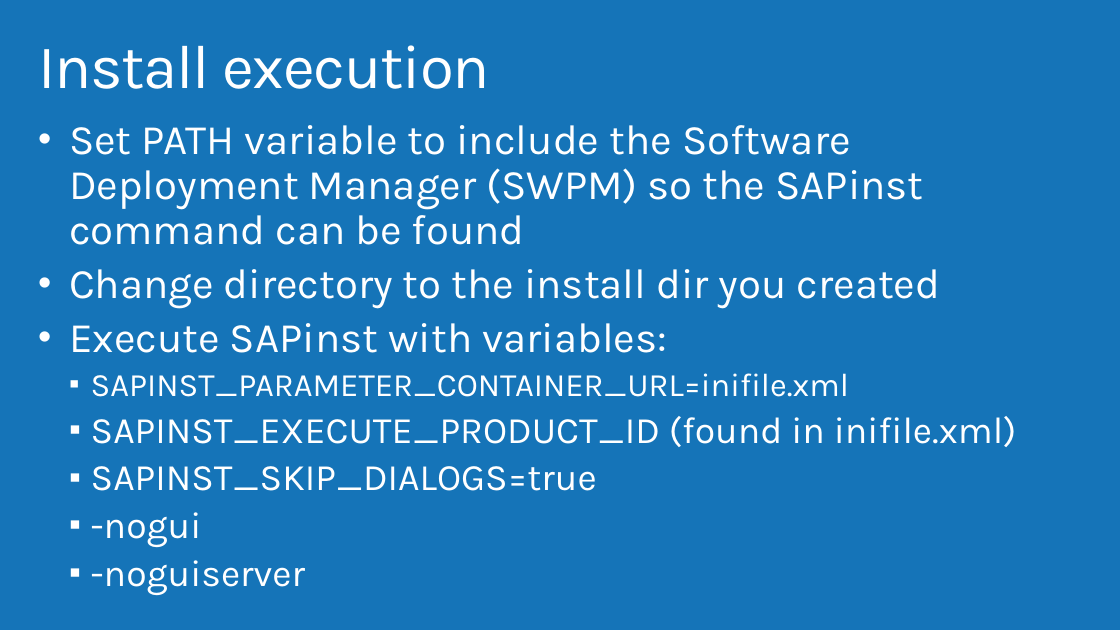
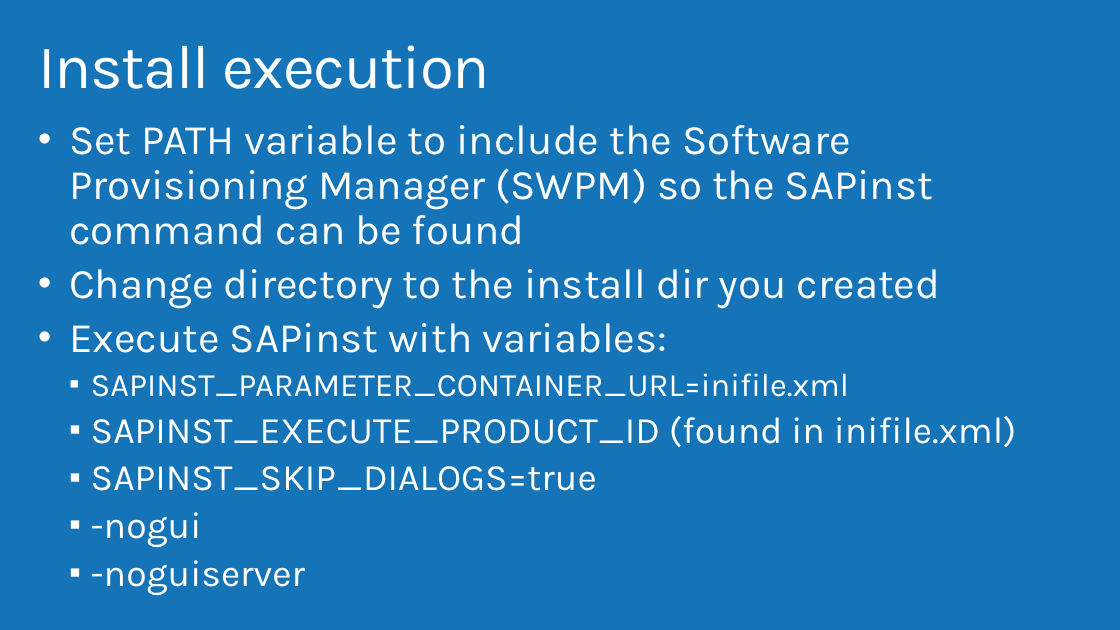
Before and after one commit to AzureCAT-GSI/SAP-on-Azure, a slide deck: slide 9 of SAP-on-Azure-Workshop-multi-day-/Presentations/SAPSilentInstall.pptx. Drawn at 1120x630 pixels with LibreOffice and Linux fonts; fonts in the diff are those of the drawing; background and template pictures are left out. Boxes give left, top, right and bottom in pixels: in the first picture for what was removed or moved away, otherwise in the second. Text is boxed around its words. In the diff, an @@ line names an element or a change of style, - is before the commit and + after.

```diff
--- a/SAP-on-Azure-Workshop-multi-day-/Presentations/SAPSilentInstall.pptx
+++ b/SAP-on-Azure-Workshop-multi-day-/Presentations/SAPSilentInstall.pptx
@@ text at box(69, 125, 933, 245): text changed @@
-• Set PATH variable to include the Software Deployment Manager (SWPM) so the SAPinst command can be found
+• Set PATH variable to include the Software Provisioning Manager (SWPM) so the SAPinst command can be found
```
Also in this commit, not shown: 2 other slides changed, 2 other files.
